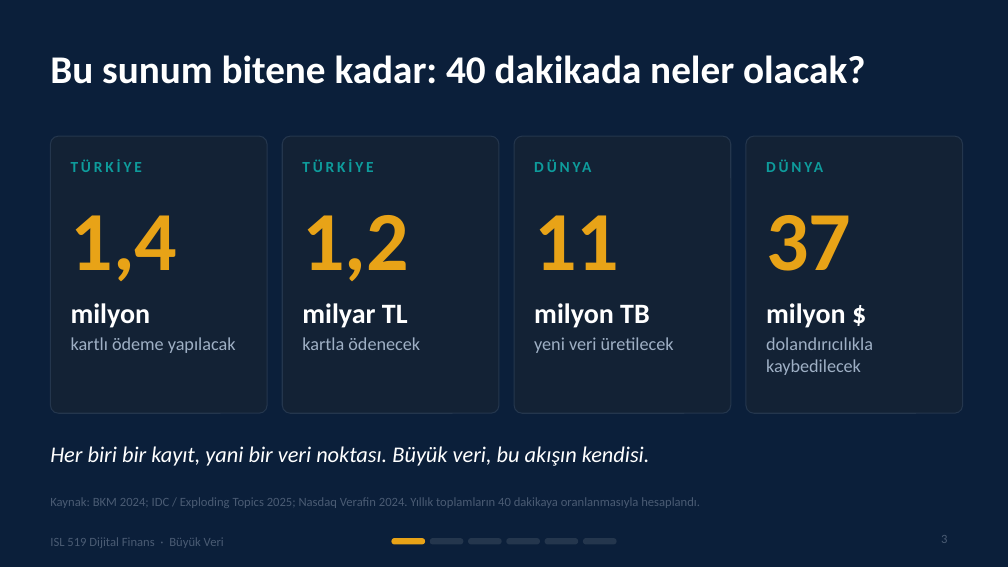
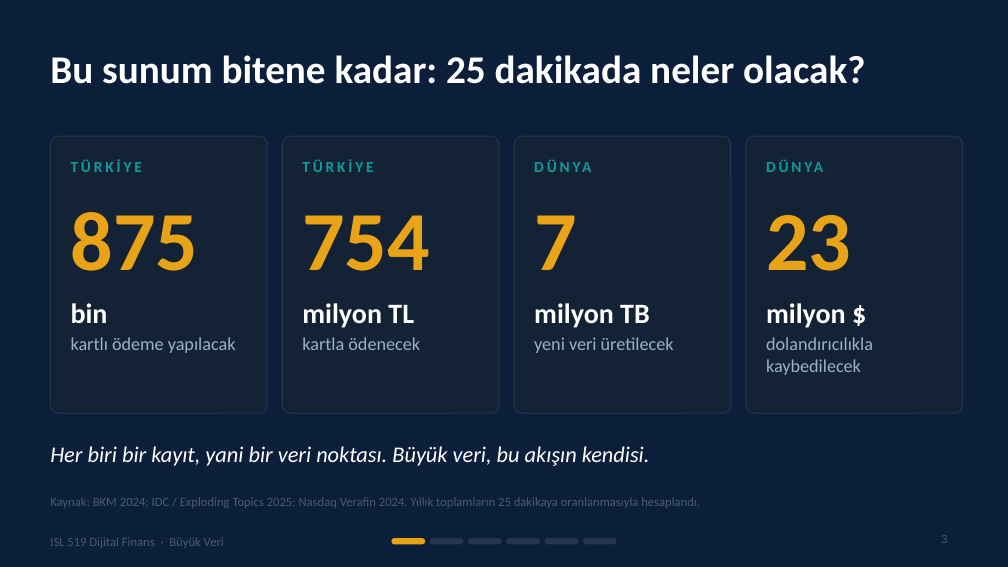
Before and after one commit to Batuhandac/batu, a slide deck: slide 3 of sunum/Buyuk_Veri_Sunum.pptx. Drawn at 1008x567 pixels with LibreOffice and Linux fonts; fonts in the diff are those of the drawing. Boxes give left, top, right and bottom in pixels: in the first picture for what was removed or moved away, otherwise in the second. Text is boxed around its words. In the diff, an @@ line names an element or a change of style, - is before the commit and + after.

```diff
--- a/sunum/Buyuk_Veri_Sunum.pptx
+++ b/sunum/Buyuk_Veri_Sunum.pptx
@@ title at bbox=[50, 55, 865, 84]: text changed @@
-Bu sunum bitene kadar: 40 dakikada neler olacak?
+Bu sunum bitene kadar: 25 dakikada neler olacak?
@@ text at bbox=[71, 212, 199, 271]: text changed @@
-1,4
+875
@@ text at bbox=[302, 215, 430, 271]: text changed @@
-1,2
+754
@@ text at bbox=[534, 215, 577, 270]: text changed @@
-11
+7
@@ text at bbox=[766, 215, 851, 271]: text changed @@
-37
+23
@@ text at bbox=[71, 303, 108, 323]: text changed @@
-milyon
+bin
@@ text at bbox=[302, 303, 414, 328]: text changed @@
-milyar TL
+milyon TL
@@ text at bbox=[50, 497, 700, 508]: text changed @@
-Kaynak: BKM 2024; IDC / Exploding Topics 2025; Nasdaq Verafin 2024. Yıllık toplamların 40 dakikaya oranlanmasıyla hesaplandı.
+Kaynak: BKM 2024; IDC / Exploding Topics 2025; Nasdaq Verafin 2024. Yıllık toplamların 25 dakikaya oranlanmasıyla hesaplandı.
```
Also in this commit, not shown: 5 other slides changed, 12 slides removed, 5 other files.
